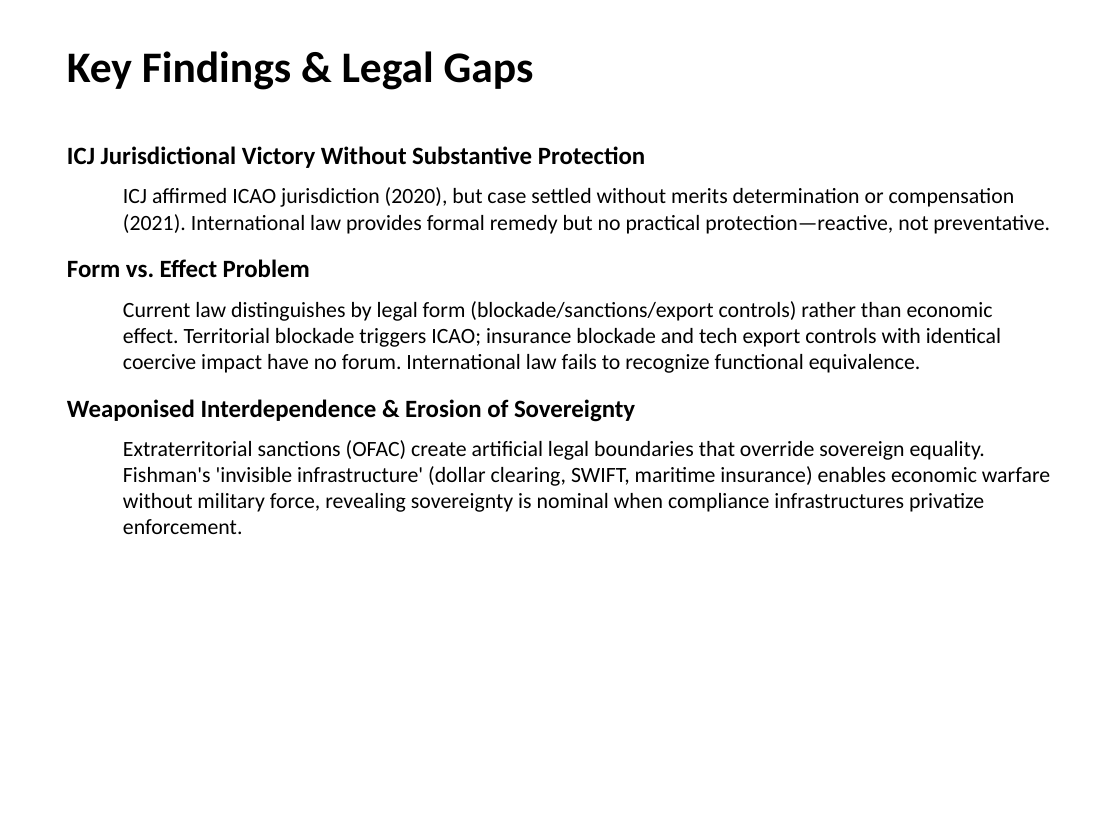
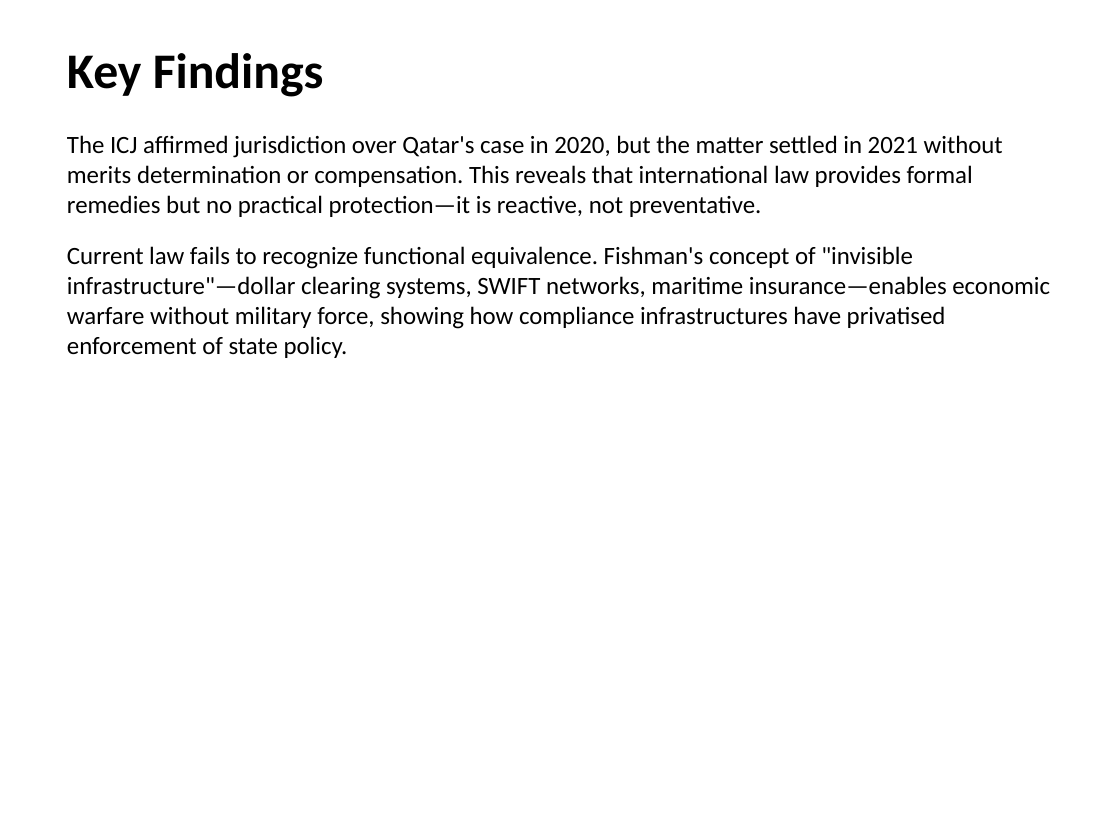
Before and after one commit to MogireMaina/Writings, a slide deck: slide 4 of Qatar_Legal_Chokepoint_Presentation.pptx. Drawn at 1120x840 pixels with LibreOffice and Linux fonts; fonts in the diff are those of the drawing. Boxes give left, top, right and bottom in pixels: in the first picture for what was removed or moved away, otherwise in the second. Text is boxed around its words. In the diff, an @@ line names an element or a change of style, - is before the commit and + after.

```diff
--- a/Qatar_Legal_Chokepoint_Presentation.pptx
+++ b/Qatar_Legal_Chokepoint_Presentation.pptx
@@ text at (67, 53, 324, 97): text changed; size 28 to 32 pt @@
-Key Findings & Legal Gaps
+Key Findings
@@ text at (67, 135, 1050, 358): text changed; size 14 to 16 pt @@
-ICJ Jurisdictional Victory Without Substantive Protection
-  ICJ affirmed ICAO jurisdiction (2020), but case settled without merits determination or compensation (2021). International law provides formal remedy but no practical protection—reactive, not preventative.
-Form vs. Effect Problem
-  Current law distinguishes by legal form (blockade/sanctions/export controls) rather than economic effect. Territorial blockade triggers ICAO; insurance blockade and tech export controls with identical coercive impact have no forum. International law fails to recognize functional equivalence.
-Weaponised Interdependence & Erosion of Sovereignty
-  Extraterritorial sanctions (OFAC) create artificial legal boundaries that override sovereign equality. Fishman's 'invisible infrastructure' (dollar clearing, SWIFT, maritime insurance) enables economic warfare without military force, revealing sovereignty is nominal when compliance infrastructures privatize enforcement.
+The ICJ affirmed jurisdiction over Qatar's case in 2020, but the matter settled in 2021 without merits determination or compensation. This reveals that international law provides formal remedies but no practical protection—it is reactive, not preventative.
+Current law fails to recognize functional equivalence. Fishman's concept of "invisible infrastructure"—dollar clearing systems, SWIFT networks, maritime insurance—enables economic warfare without military force, showing how compliance infrastructures have privatised enforcement of state policy.
```
Also in this commit, not shown: 4 other slides changed, 1 other file.
